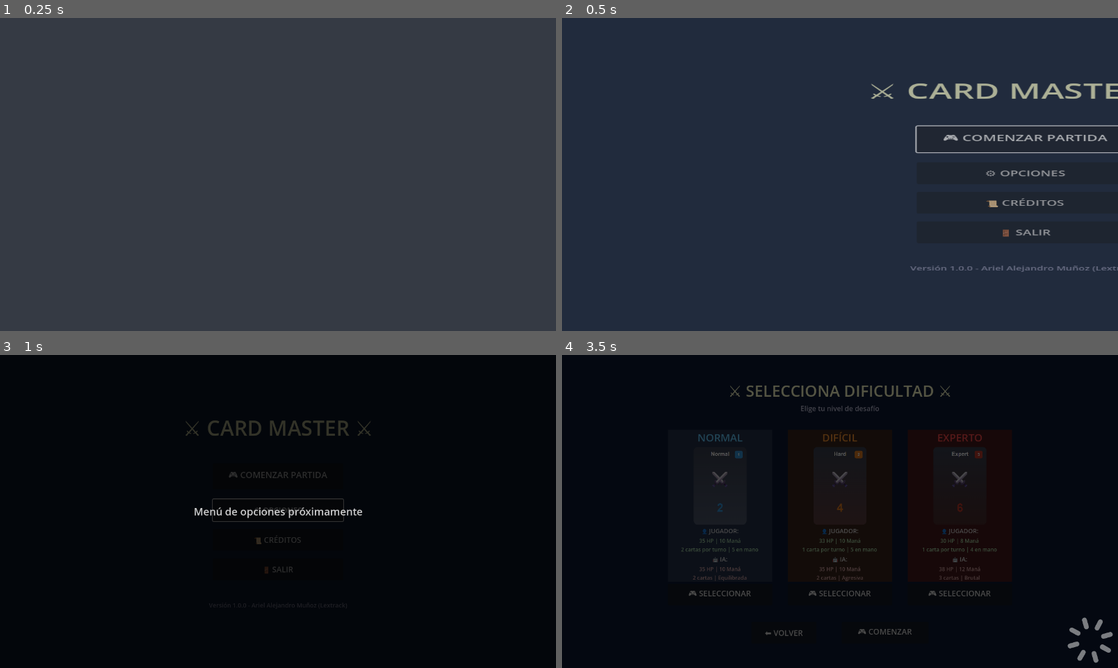
Above: before the commit, frames 1-4 (two rows, left to right).
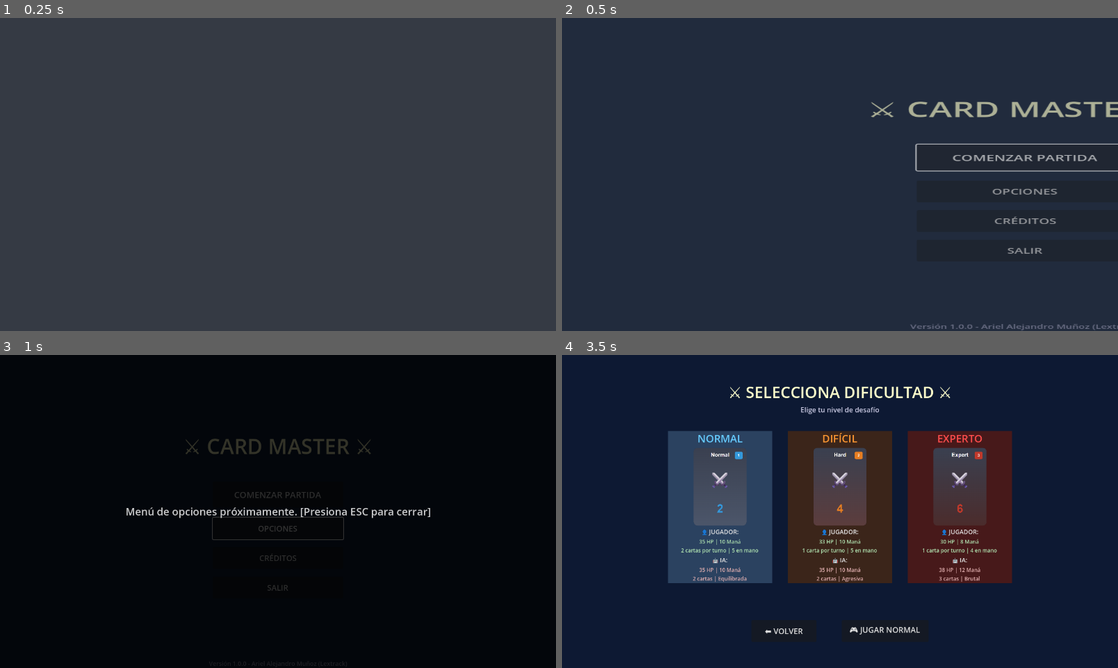
Above: after the commit, the same moments.

Repository: lextrack/Cards
Game: Godot game, scene res://scenes/MainMenu.tscn
Same seed, same stepped clock (60 frames per second), same inputs: the game is played once before the commit and once after it.
Inputs:
- Up to frame 1 (0.25 s): no input
- Up to frame 2 (0.5 s): no input
- Up to frame 3 (1 s): click "⚙️ OPCIONES" (after the commit: "OPCIONES") at 0.5 s
- Up to frame 4 (3.5 s): click "📜 CRÉDITOS" (after the commit: "CRÉDITOS") at 1.25 s; click "🎮 COMENZAR PARTIDA" (after the commit: "COMENZAR PARTIDA") at 2 s; click "🎮 COMENZAR PARTIDA" (after the commit: "COMENZAR PARTIDA") at 2.75 s

Frame 1 is identical in both runs. In frame 2, 4.1% of the frame differs, in the area x 55-100%, y 20-100%; in frame 3, 2.4%; in frame 4, 98%, in the area x 0-100%, y 0-100%.

Commit message:
Minor visual changes

Diff:
--- a/scenes/AICardNotification.tscn
+++ b/scenes/AICardNotification.tscn
@@ -8,9 +8,9 @@
 anchor_top = 1.0
 anchor_bottom = 1.0
 offset_left = 10.0
-offset_top = -136.0
+offset_top = -146.0
 offset_right = 250.0
-offset_bottom = -56.0
+offset_bottom = -66.0
 grow_vertical = 0
 script = ExtResource("1_notification")
 
--- a/scenes/DifficultyMenu.tscn
+++ b/scenes/DifficultyMenu.tscn
@@ -99,9 +99,8 @@
 anchor_right = 1.0
 anchor_bottom = 1.0
 offset_left = 15.0
-offset_top = 15.0
 offset_right = -15.0
-offset_bottom = -15.0
+offset_bottom = -2.0
 grow_horizontal = 2
 grow_vertical = 2
 
@@ -155,6 +154,7 @@
 horizontal_alignment = 1
 
 [node name="NormalButton" type="Button" parent="MenuContainer/DifficultyContainer/NormalContainer"]
+visible = false
 custom_minimum_size = Vector2(240, 50)
 layout_mode = 2
 size_flags_horizontal = 4
@@ -189,9 +189,8 @@
 anchor_right = 1.0
 anchor_bottom = 1.0
 offset_left = 15.0
-offset_top = 15.0
 offset_right = -15.0
-offset_bottom = -15.0
+offset_bottom = -2.0
 grow_horizontal = 2
 grow_vertical = 2
 
@@ -245,6 +244,7 @@
 horizontal_alignment = 1
 
 [node name="HardButton" type="Button" parent="MenuContainer/DifficultyContainer/HardContainer"]
+visible = false
 custom_minimum_size = Vector2(240, 50)
 layout_mode = 2
 size_flags_horizontal = 4
@@ -279,9 +279,8 @@
 anchor_right = 1.0
 anchor_bottom = 1.0
 offset_left = 15.0
-offset_top = 15.0
 offset_right = -15.0
-offset_bottom = -15.0
+offset_bottom = -2.0
 grow_horizontal = 2
 grow_vertical = 2
 
@@ -335,15 +334,12 @@
 horizontal_alignment = 1
 
 [node name="ExpertButton" type="Button" parent="MenuContainer/DifficultyContainer/ExpertContainer"]
+visible = false
 custom_minimum_size = Vector2(240, 50)
 layout_mode = 2
 size_flags_horizontal = 4
 theme_override_font_sizes/font_size = 18
 text = "🎮 SELECCIONAR"
-
-[node name="Spacer4" type="Control" parent="MenuContainer"]
-custom_minimum_size = Vector2(0, 30)
-layout_mode = 2
 
 [node name="ButtonsContainer" type="HBoxContainer" parent="MenuContainer"]
 layout_mode = 2
--- a/scenes/GameNotification.tscn
+++ b/scenes/GameNotification.tscn
@@ -10,9 +10,9 @@
 anchor_right = 1.0
 anchor_bottom = 1.0
 offset_left = -258.0
-offset_top = -138.0
+offset_top = -148.0
 offset_right = -18.0
-offset_bottom = -58.0
+offset_bottom = -68.0
 grow_horizontal = 0
 grow_vertical = 0
 script = ExtResource("1_game_notification")
--- a/scenes/Main.tscn
+++ b/scenes/Main.tscn
@@ -341,21 +341,21 @@
 [node name="BottomPanel" type="Panel" parent="UILayer"]
 layout_mode = 1
 anchors_preset = -1
-anchor_top = 0.889
-anchor_right = 1.0
-anchor_bottom = 0.958
-offset_top = 27.92
-offset_bottom = 28.2399
+anchor_top = 0.926
+anchor_right = 1.0
+anchor_bottom = 1.0
+offset_top = 0.279968
 grow_horizontal = 2
 grow_vertical = 0
 
 [node name="BottomPanelBG" type="ColorRect" parent="UILayer/BottomPanel"]
 layout_mode = 1
-anchors_preset = 15
-anchor_right = 1.0
-anchor_bottom = 1.0
-grow_horizontal = 2
-grow_vertical = 2
+anchors_preset = 12
+anchor_top = 1.0
+anchor_right = 1.0
+anchor_bottom = 1.0
+grow_horizontal = 2
+grow_vertical = 0
 color = Color(0.1, 0.15, 0.25, 0.9)
 
 [node name="TurnButtonsContainer" type="HBoxContainer" parent="UILayer/BottomPanel"]
--- a/scenes/MainMenu.tscn
+++ b/scenes/MainMenu.tscn
@@ -81,7 +81,7 @@
 layout_mode = 2
 size_flags_horizontal = 4
 theme_override_font_sizes/font_size = 20
-text = "🎮 COMENZAR PARTIDA"
+text = "COMENZAR PARTIDA"
 
 [node name="Spacer2" type="Control" parent="MenuContainer/ButtonsContainer"]
 custom_minimum_size = Vector2(0, 15)
@@ -92,7 +92,7 @@
 layout_mode = 2
 size_flags_horizontal = 4
 theme_override_font_sizes/font_size = 18
-text = "⚙️ OPCIONES"
+text = "OPCIONES"
 
 [node name="Spacer3" type="Control" parent="MenuContainer/ButtonsContainer"]
 custom_minimum_size = Vector2(0, 10)
@@ -103,7 +103,7 @@
 layout_mode = 2
 size_flags_horizontal = 4
 theme_override_font_sizes/font_size = 18
-text = "📜 CRÉDITOS"
+text = "CRÉDITOS"
 
 [node name="Spacer4" type="Control" parent="MenuContainer/ButtonsContainer"]
 custom_minimum_size = Vector2(0, 10)
@@ -114,17 +114,23 @@
 layout_mode = 2
 size_flags_horizontal = 4
 theme_override_font_sizes/font_size = 18
-text = "🚪 SALIR"
+text = "SALIR"
 
-[node name="Spacer5" type="Control" parent="MenuContainer"]
-custom_minimum_size = Vector2(0, 40)
-layout_mode = 2
+[node name="FooterContainer" type="VBoxContainer" parent="."]
+layout_mode = 1
+anchors_preset = 7
+anchor_left = 0.5
+anchor_top = 1.0
+anchor_right = 0.5
+anchor_bottom = 1.0
+offset_left = -242.5
+offset_top = -20.0
+offset_right = 242.5
+grow_horizontal = 2
+grow_vertical = 0
+size_flags_vertical = 10
 
-[node name="FooterContainer" type="VBoxContainer" parent="MenuContainer"]
-layout_mode = 2
-size_flags_vertical = 3
-
-[node name="VersionLabel" type="Label" parent="MenuContainer/FooterContainer"]
+[node name="VersionLabel" type="Label" parent="FooterContainer"]
 layout_mode = 2
 theme_override_colors/font_color = Color(0.6, 0.6, 0.7, 1)
 theme_override_font_sizes/font_size = 14
--- a/scripts/DifficultyMenu.gd
+++ b/scripts/DifficultyMenu.gd
@@ -57,7 +57,7 @@
 			TransitionManager.current_overlay.has_method("is_covering") and
 			TransitionManager.current_overlay.is_covering()):
 
-			await TransitionManager.current_overlay.fade_out(0.8)
+			await TransitionManager.current_overlay.fade_out(0.1)
 		else:
 			play_entrance_animation()
 	else:
--- a/scripts/MainMenu.gd
+++ b/scripts/MainMenu.gd
@@ -6,7 +6,7 @@
 @onready var exit_button = $MenuContainer/ButtonsContainer/ExitButton
 
 @onready var game_title = $MenuContainer/TitleContainer/GameTitle
-@onready var version_label = $MenuContainer/FooterContainer/VersionLabel
+@onready var version_label: Label = $FooterContainer/VersionLabel
 @onready var transition_layer = $TransitionLayer
 @onready var transition_label = $TransitionLayer/TransitionLabel
 
@@ -90,7 +90,7 @@
 		return
 
 	play_ui_sound("button_click")
-	show_coming_soon("Menú de opciones próximamente")
+	show_coming_soon("Menú de opciones próximamente. [Presiona ESC para cerrar]")
 
 	# Cuando tengas el menú de opciones:
 	# is_transitioning = true
Not shown, changed: export_presets.cfg
